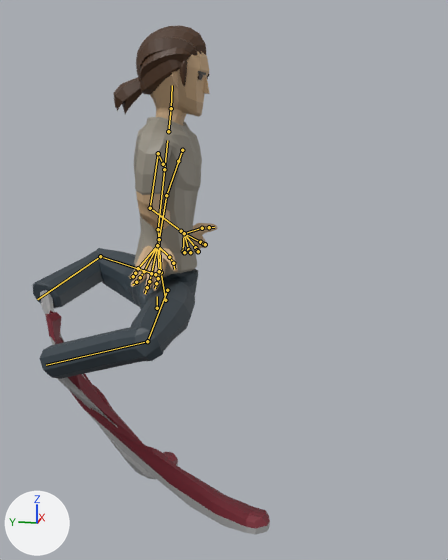
One commit to the glTF model apps/web/public/avatars/office/Casual_M.glb: the scene before it, then after it.
Both versions are drawn from a camera (50 mm lens) standing at (-2.14, -0.709, 1.485) and looking at (-0.043, -0.289, 0.96). Lighting does not change. The marker at lower left points along +X, +Y and +Z. The picture after the commit comes second. Both versions are drawn at frame 0 of the action 'Sit'; the numbers are the values there. The bones that change, and the others that lie on the model, are drawn over the model as lines.

Objects in the first picture: 'Casual2_Body', 'Casual2_Feet', 'Casual2_Head', 'Casual2_Legs'.
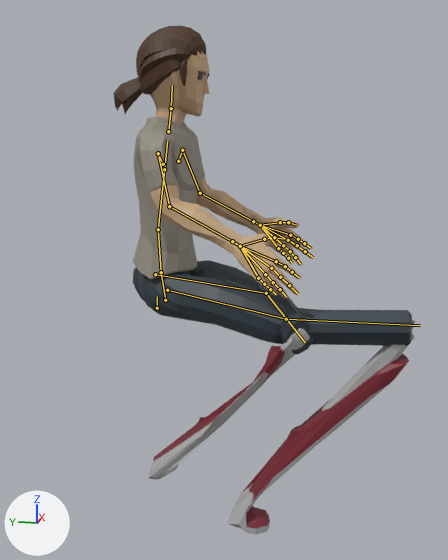
Scene script edits in JSON lines:
```json
{"block": "bone_upperarm_l", "where": "bone_upperarm_l = bpy.data.objects['CharacterArmature'].pose.bones['UpperArm.L']  # child of 'Shoulder.L'"}
{"op": "set", "path": "bone_upperarm_l.rotation_quaternion", "old": "(0.693, -0.711, 0.083, 0.089)", "new": "(0.8, -0.563, -0.083, -0.189)", "note": "degrees (-91, 14, 0) -> degrees (-68, -20, -13)"}
{"block": "bone_lowerarm_l", "where": "bone_lowerarm_l = bpy.data.objects['CharacterArmature'].pose.bones['LowerArm.L']  # child of 'UpperArm.L'"}
{"op": "set", "path": "bone_lowerarm_l.rotation_quaternion", "old": "(0.886, -0.449, 0.007, -0.117)", "new": "(0.94, -0.034, -0.068, -0.334)", "note": "degrees (-53, -5, -12) -> degrees (-1, -9, -39)"}
{"block": "bone_upperarm_r", "where": "bone_upperarm_r = bpy.data.objects['CharacterArmature'].pose.bones['UpperArm.R']  # child of 'Shoulder.R'"}
{"op": "set", "path": "bone_upperarm_r.rotation_quaternion", "old": "(0.719, -0.687, 0.059, -0.091)", "new": "(0.784, -0.582, 0.183, 0.118)", "note": "degrees (-87, -2, -12) -> degrees (-74, 25, -2)"}
{"block": "bone_lowerarm_r", "where": "bone_lowerarm_r = bpy.data.objects['CharacterArmature'].pose.bones['LowerArm.R']  # child of 'UpperArm.R'"}
{"op": "set", "path": "bone_lowerarm_r.rotation_quaternion", "old": "(0.792, -0.523, -0.259, 0.178)", "new": "(0.933, -0.067, -0.124, 0.332)", "note": "degrees (-71, -13, 35) -> degrees (-12, -11, 40)"}
{"block": "bone_upperleg_l", "where": "bone_upperleg_l = bpy.data.objects['CharacterArmature'].pose.bones['UpperLeg.L']  # child of 'Body'"}
{"op": "set", "path": "bone_upperleg_l.rotation_quaternion", "old": "(0.664, -0.717, -0.189, -0.102)", "new": "(0.78, 0.294, -0.107, 0.542)", "note": "degrees (-96, -23, 8) -> degrees (23, -29, 64)"}
{"block": "bone_lowerleg_l", "where": "bone_lowerleg_l = bpy.data.objects['CharacterArmature'].pose.bones['LowerLeg.L']  # child of 'UpperLeg.L'"}
{"op": "set", "path": "bone_lowerleg_l.rotation_quaternion", "old": "(0.593, 0.805, 0.0, 0.0)", "new": "(0.599, 0.539, -0.586, 0.088)", "note": "degrees (107, 0, 0) -> degrees (116, -53, -60)"}
{"block": "bone_upperleg_r", "where": "bone_upperleg_r = bpy.data.objects['CharacterArmature'].pose.bones['UpperLeg.R']  # child of 'Body'"}
{"op": "set", "path": "bone_upperleg_r.rotation_quaternion", "old": "(0.689, -0.685, 0.238, 0.0)", "new": "(0.768, -0.246, 0.156, -0.57)", "note": "degrees (-93, 19, -20) -> degrees (-34, -2, -72)"}
{"block": "bone_lowerleg_r", "where": "bone_lowerleg_r = bpy.data.objects['CharacterArmature'].pose.bones['LowerLeg.R']  # child of 'UpperLeg.R'"}
{"op": "set", "path": "bone_lowerleg_r.rotation_quaternion", "old": "(0.616, 0.788, 0.0, 0.0)", "new": "(0.964, -0.137, 0.203, -0.108)", "note": "degrees (104, 0, 0) -> degrees (-19, 21, -16)"}
```

What differs and where, as boxes (x1, y1, x2, y2) in the pictures (448 x 560 px):
```json
{"object": "Casual2_Legs", "change": "posed", "before": [33, 248, 198, 379], "after": [133, 260, 412, 355], "on screen": "69% wider, 27% shorter"}
{"object": "Casual2_Body", "change": "posed", "before": [129, 117, 218, 295], "after": [133, 117, 314, 298], "on screen": "102% wider"}
{"object": "Casual2_Feet", "change": "posed", "before": [40, 290, 270, 534], "after": [148, 320, 415, 534], "on screen": "16% wider, 12% shorter"}
{"bone": "UpperArm.L", "before": "(182, 150) to (166, 195)", "after": "(182, 150) to (200, 193)"}
{"bone": "LowerArm.L", "before": "(166, 195) to (159, 239)", "after": "(200, 193) to (253, 221)"}
{"bone": "UpperArm.R", "before": "(158, 153) to (150, 208)", "after": "(158, 153) to (169, 206)"}
{"bone": "LowerArm.R", "before": "(150, 208) to (181, 231)", "after": "(169, 206) to (232, 241)"}
{"bone": "UpperLeg.L", "before": "(155, 274) to (100, 256)", "after": "(155, 274) to (266, 293)"}
{"bone": "LowerLeg.L", "before": "(100, 256) to (37, 299)", "after": "(266, 293) to (305, 342)"}
{"bone": "UpperLeg.R", "before": "(167, 290) to (147, 341)", "after": "(167, 290) to (286, 319)"}
{"bone": "LowerLeg.R", "before": "(147, 341) to (46, 365)", "after": "(286, 319) to (420, 325)"}
```
